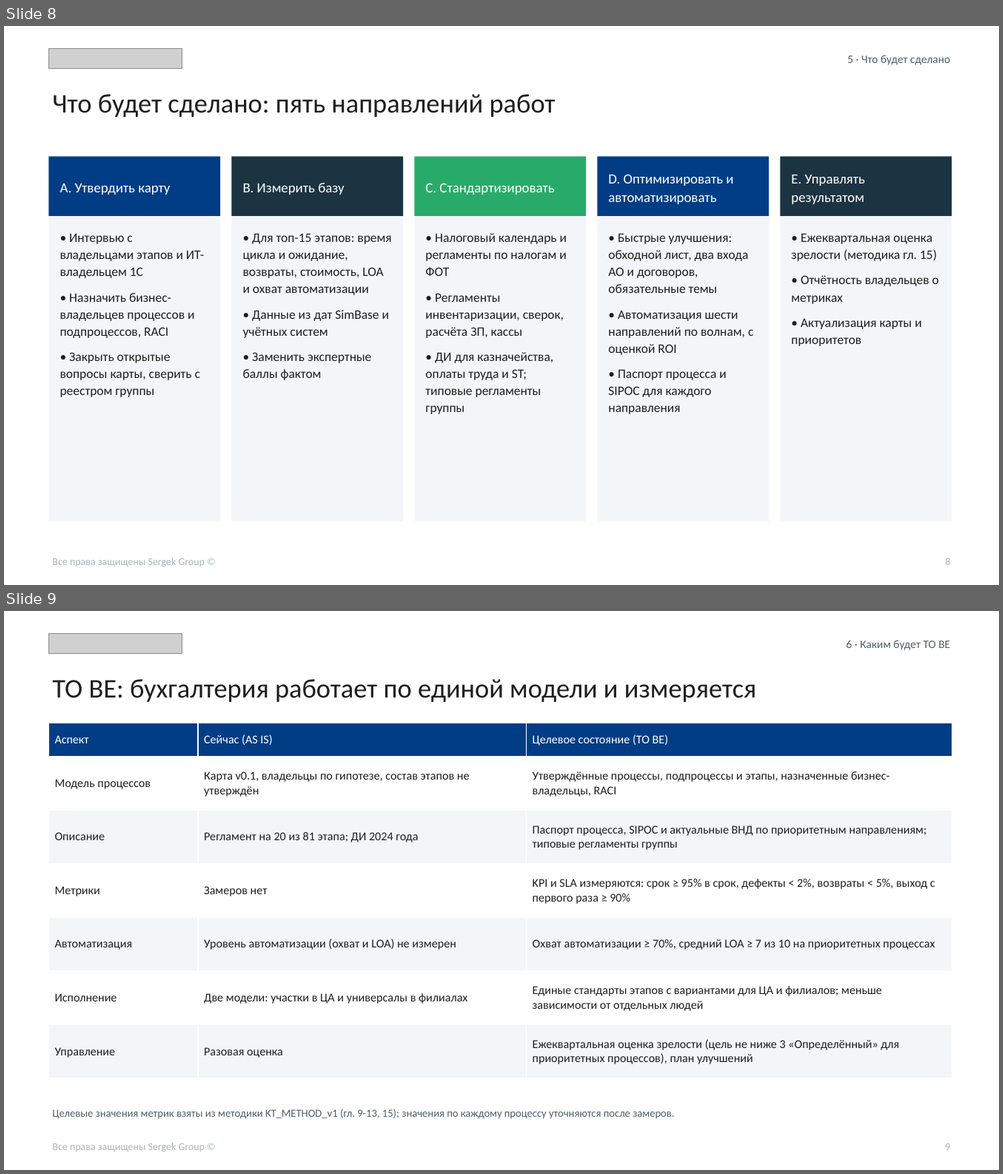
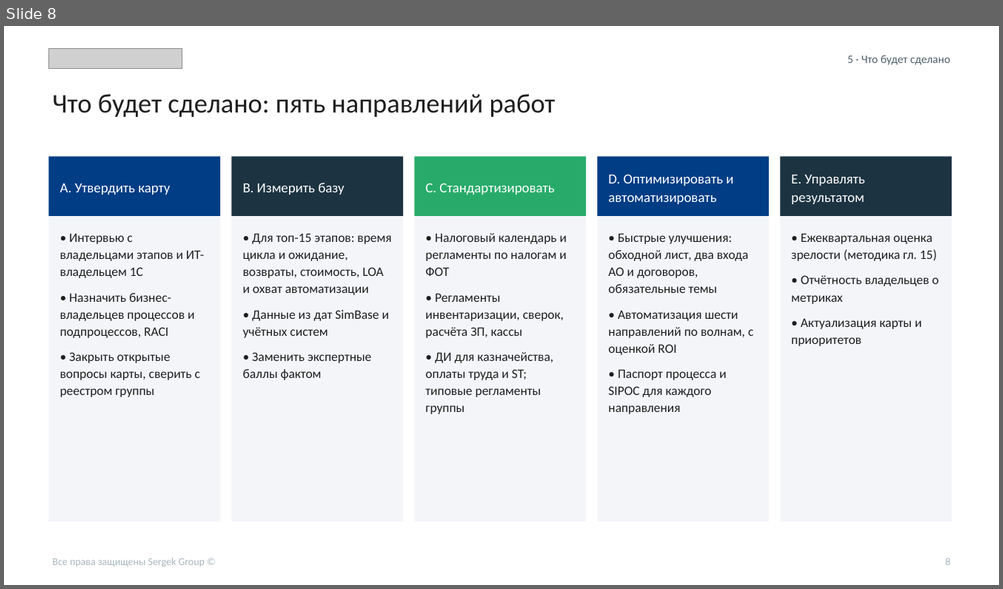
Before and after one commit to TemeshevProject/acoounting, a slide deck: presentation/accounting_processes_deck_brand.pptx. Shown one above the other, each under a label of ours: slides 8 and 9 before the commit, slide 8 after it. The pictures are 1003x1174 and 1003x589 pixels, drawn with LibreOffice and Linux fonts; fonts in the diff are those of the drawing; grey boxes stand for pictures. Boxes give left, top, right and bottom in pixels: in the first picture for what was removed or moved away, otherwise in the second. Text is boxed around its words. In the diff, an @@ line names an element or a change of style, - is before the commit and + after.

```diff
--- a/presentation/accounting_processes_deck_brand.pptx
+++ b/presentation/accounting_processes_deck_brand.pptx
@@ slide 9 removed at [4, 611, 999, 1170], background #FFFFFF @@
@@ picture removed at [48, 633, 182, 653] @@
@@ text removed at [846, 640, 950, 650] @@
-6 · Каким будет TO BE
@@ text removed at [52, 679, 757, 702] @@
-TO BE: бухгалтерия работает по единой модели и измеряется
@@ table removed at [48, 723, 951, 1079], 7 rows, 3 columns @@
-Аспект | Сейчас (AS IS) | Целевое состояние (TO BE)
-Модель процессов | Карта v0.1, владельцы по гипотезе, состав этапов не утверждён | Утверждённые процессы, подпроцессы и этапы, назначенные бизнес-владельцы, RACI
-Описание | Регламент на 20 из 81 этапа; ДИ 2024 года | Паспорт процесса, SIPOC и актуальные ВНД по приоритетным направлениям; типовые регламенты группы
-Метрики | Замеров нет | KPI и SLA измеряются: срок ≥ 95% в срок, дефекты < 2%, возвраты < 5%, выход с первого раза ≥ 90%
-Автоматизация | Уровень автоматизации (охват и LOA) не измерен | Охват автоматизации ≥ 70%, средний LOA ≥ 7 из 10 на приоритетных процессах
-Исполнение | Две модели: участки в ЦА и универсалы в филиалах | Единые стандарты этапов с вариантами для ЦА и филиалов; меньше зависимости от отдельных людей
-Управление | Разовая оценка | Ежеквартальная оценка зрелости (цель не ниже 3 «Определённый» для приоритетных процессов), план улучшений
@@ text removed at [52, 1109, 674, 1119] @@
-Целевые значения метрик взяты из методики KT_METHOD_v1 (гл. 9-13, 15); значения по каждому процессу уточняются после замеров.
@@ text removed at [52, 1143, 205, 1152] @@
-Все права защищены Sergek Group ©
@@ text removed at [945, 1144, 950, 1150] @@
-9
```
Also in this commit, not shown: 2 slides changed, 1 slide added, 1 other slide removed, 1 other file.
